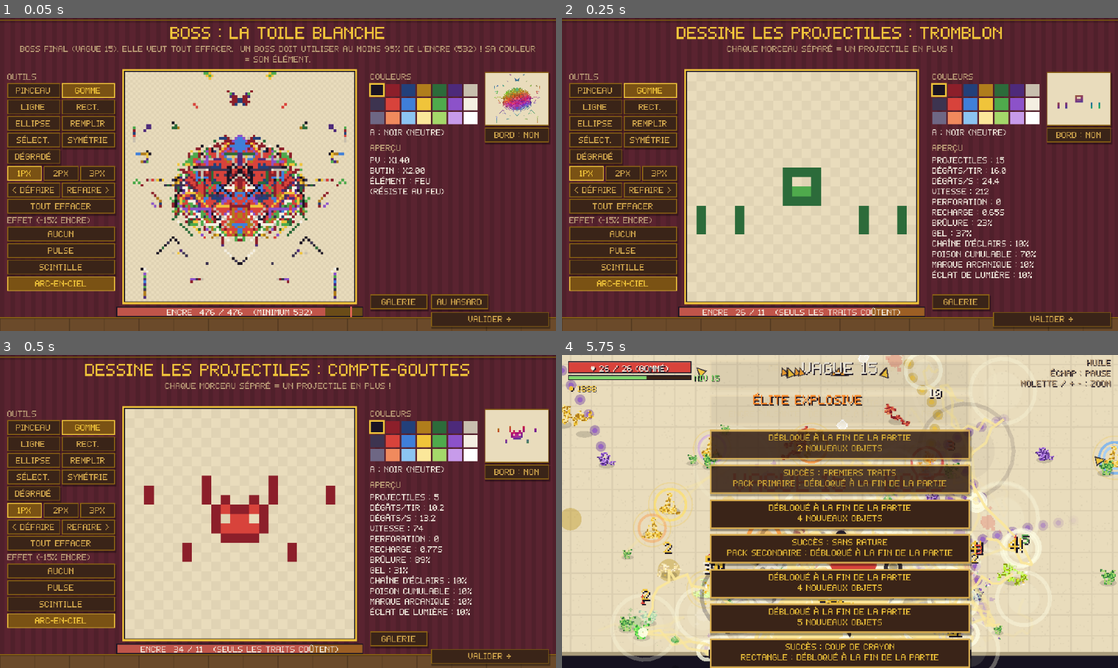
Above: before the commit, frames 1-4 (two rows, left to right).
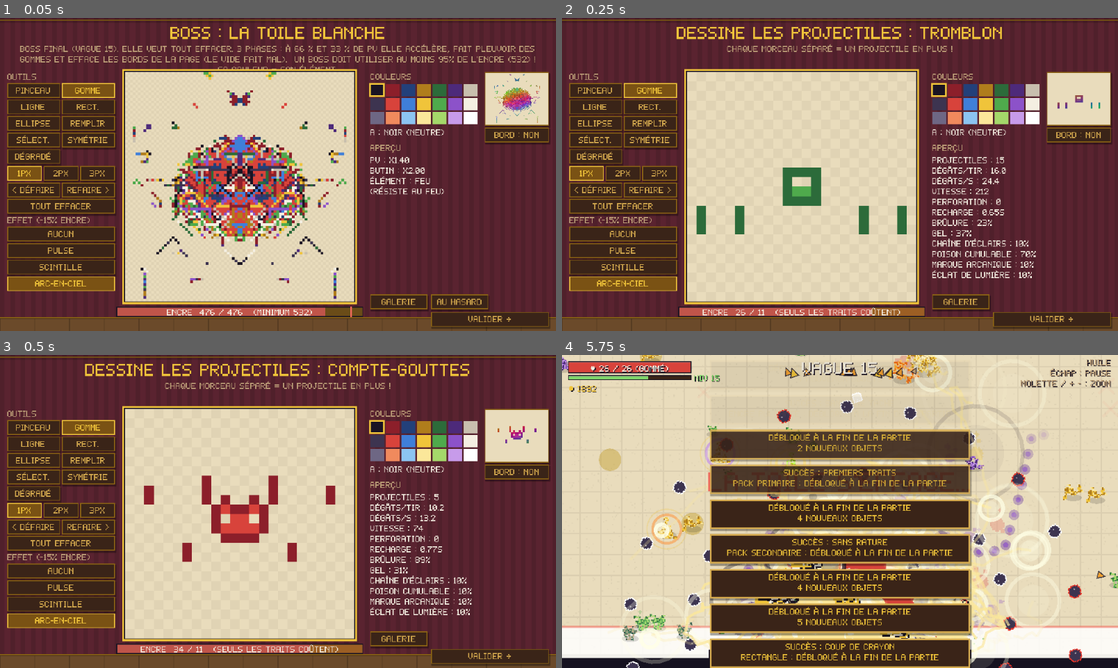
Above: after the commit, the same moments.

Repository: Vltbcq/VowelGame
Game: Godot game, scene res://tests/selftest.tscn
Two runs of this game, one before a commit and one after it. Both use one fixed random seed, a clock stepped at 60 frames per second and the inputs below. This scene is started directly instead of the project's main scene.
Inputs (mouse positions are in pixels of both pictures, inside the frame that each line leads up to):
- Up to frame 1 (0.05 s): no input
- Up to frame 2 (0.25 s): no input
- Up to frame 3 (0.5 s): no input
- Up to frame 4 (5.75 s): tap Enter at 0.5 s; drag from (801, 524) to (895, 442) at 0.52 s; drag from (728, 527) to (812, 574) at 1.27 s; move the mouse to (895, 442) at 2.02 s; hold D 2.03-2.75 s; tap P at 2.1 s; drag from (812, 574) to (673, 464) at 2.77 s; move the mouse to (1006, 558) at 3.52 s; hold A 3.53-4.25 s; tap Keypad Enter at 3.6 s; tap Space at 3.77 s; drag from (673, 464) to (756, 433) at 4.27 s; move the mouse to (867, 511) at 5.02 s; hold S from 5.03 s (still down); tap R at 5.1 s; click (867, 511) at 5.17 s

The runs differ from the first frame. In frame 1, 1.5% of the frame differs, in the area x 3-97%, y 8-17%; in frame 2, nothing differs; in frame 3, nothing differs; in frame 4, 18%, in the area x 0-100%, y 0-100%.

Commit message:
Toile Blanche : 3 phases (66 % / 33 %), transitions, pluie de gommes, la page rétrécit
- Phase 2 : +30 % de vitesse, anneaux et renforts plus fournis, pluie de gommes ;
  les bords de la page s'effacent (zone à 77 %) et ce vide fait mal
- Phase 3 : +70 %, presque sans pause, gommes pendant la spirale, zone à 60 %
- Transition : intouchable 1,5 s, onde qui repousse, « LA TOILE S'EFFACE... » / « TOUT DOIT DISPARAÎTRE ! »
- Test toiletest

Co-Authored-By: Claude Opus 5.5 <noreply@anthropic.com>

Diff:
--- a/scripts/data/enemy_db.gd
+++ b/scripts/data/enemy_db.gd
@@ -45,7 +45,7 @@
 	"muse": {"name": "La Muse", "beh": "b_hatch", "boss": 2, "hp": 5000.0, "dmg": 15.6, "spd": 60.0, "wave": 10, "canvas": 64, "ink": 340, "loot": 60, "shoots": true,
 		"desc": "Boss (vague 10, parfois à la place du Critique). Rature la page : charges en zigzag, hachures (passe entre les lignes), croix sur ta position, gribouillage furieux."},
 	"toile": {"name": "La Toile Blanche", "beh": "b_toile", "boss": 2, "hp": 26000.0, "dmg": 19.5, "spd": 50.0, "wave": 15, "canvas": 88, "ink": 560, "loot": 0, "shoots": true,
-		"desc": "Boss final (vague 15). Elle veut tout effacer."},
+		"desc": "Boss final (vague 15). Elle veut tout effacer. 3 phases : à 66 % et 33 % de PV elle accélère, fait pleuvoir des gommes et efface les bords de la page (le vide fait mal)."},
 	"professeur": {"name": "Le Professeur", "beh": "b_prof", "map": 2, "boss": 2, "hp": 3000.0, "dmg": 11.0, "spd": 48.0, "wave": 5, "canvas": 64, "ink": 300, "loot": 30, "shoots": true,
 		"desc": "Boss (vague 5). INTERRO SURPRISE : une question s'affiche, chaque colonne du tableau porte une réponse. Va dans la bonne avant que les autres explosent !"},
 	"photocopieuse": {"name": "La Photocopieuse", "beh": "b_copy", "map": 2, "boss": 2, "hp": 6500.0, "dmg": 13.0, "spd": 40.0, "wave": 10, "canvas": 80, "ink": 400, "loot": 60, "shoots": true,
--- a/scripts/game/arena.gd
+++ b/scripts/game/arena.gd
@@ -76,6 +76,10 @@
 # Amulettes
 var wave_len := 0.0       # durée de la vague (Cadran solaire)
 var patron_mult := 1.0    # Mécène : ennemis en plus
+var void_f := 0.0         # Toile Blanche : part effacée de chaque bord (0 = rien, 0.113 = zone à 60 %)
+var void_target := 0.0
+var void_dmg := 0.0
+var void_acc := 0.0
 var patron_elites: Array = []   # Mécène : moments (fraction de vague) où une élite arrive
 var crowd := 0            # ennemis proches du joueur (Papier de verre)
 var fly_n := 0            # Effet papillon : cumuls
@@ -968,7 +972,27 @@
 	erasers.append({"pos": pos, "r": r, "t": 0.0, "dur": dur, "dmg": dmg})
 
 
+## Zone de la page encore dessinée (la Toile Blanche efface les bords).
+func void_rect() -> Rect2:
+	return Rect2(W * void_f, H * void_f, W * (1.0 - 2.0 * void_f), H * (1.0 - 2.0 * void_f))
+
+
+func _tick_void(delta: float) -> void:
+	if void_target <= 0.0 and void_f <= 0.0:
+		return
+	void_f = move_toward(void_f, void_target, delta * 0.03)
+	marks.queue_redraw()
+	if not void_rect().has_point(player.position):
+		void_acc += delta
+		if void_acc >= 0.5:
+			void_acc = 0.0
+			player.take_hit(void_dmg, 0, null)   # le vide fait mal
+	else:
+		void_acc = 0.0
+
+
 func _tick_effects(delta: float) -> void:
+	_tick_void(delta)
 	for h in hazards:
 		h.t -= delta
 	hazards = hazards.filter(func(h): return h.t > 0.0)
@@ -1699,6 +1723,16 @@
 		if air:
 			_draw_air()
 			return
+		if arena.void_f > 0.0:
+			# Bords effacés par la Toile Blanche : papier vide, bordure qui clignote
+			var r := arena.void_rect()
+			var full := Rect2(0, 0, Arena.W, Arena.H)
+			var vc := Color(1, 1, 1, 0.85)
+			draw_rect(Rect2(full.position, Vector2(full.size.x, r.position.y)), vc)
+			draw_rect(Rect2(Vector2(0, r.end.y), Vector2(full.size.x, full.end.y - r.end.y)), vc)
+			draw_rect(Rect2(Vector2(0, r.position.y), Vector2(r.position.x, r.size.y)), vc)
+			draw_rect(Rect2(Vector2(r.end.x, r.position.y), Vector2(full.end.x - r.end.x, r.size.y)), vc)
+			draw_rect(r, Color(Pal.BAD, 0.4 + 0.4 * sin(arena.elapsed * 8.0)), false, 2.0)
 		for h in arena.hazards:
 			var a: float = clampf(h.t / minf(h.life, 0.6), 0.0, 1.0)
 			var c: Color = h.col
--- a/scripts/game/enemy.gd
+++ b/scripts/game/enemy.gd
@@ -25,6 +25,8 @@
 var shield_up := false      # élite « bouclier » : ignore le premier coup
 var summon_cd := 0.0        # élite « invocatrice »
 var frenzy_on := false      # Chef-d'œuvre : boss en fureur sous 25 % de PV
+var toile_phase := 1        # Toile Blanche : phase 1, 2 ou 3
+var boss_inv := 0.0         # boss intouchable (passage de phase)
 var contact := true
 var body: Node2D
 var sprite: Sprite2D
@@ -411,7 +413,7 @@
 # ------------------------------------------------------------------ Dégâts & statuts
 
 func hurt(amount: float, crit := false, kb := Vector2.ZERO, el := 0) -> void:
-	if dead:
+	if dead or boss_inv > 0.0:
 		return
 	if shield_up:
 		shield_up = false   # élite « bouclier » : le premier coup est bloqué
@@ -1173,8 +1175,21 @@
 
 
 ## La Toile Blanche : spirales, anneaux, charges, renforts... et elle GOMME des bouts de ton perso.
+## La Toile Blanche, boss final de La Feuille, en 3 PHASES (66 % et 33 % de PV) :
+## 1. spirale, anneaux, charge, renforts, coups de gomme ;
+## 2. tout va 30 % plus vite, pluie de gommes, et la page commence à s'effacer par les bords ;
+## 3. presque sans pause (70 % plus vite), gommes pendant la spirale, la page rétrécit encore.
+## À chaque palier : elle est intouchable 1,5 s, une onde te repousse, « LA TOILE S'EFFACE... ».
 func _boss_toile(delta: float, dirp: Vector2, dist: float) -> Vector2:
-	var fast := 1.4 if _enraged() else 1.0
+	var want := 1 if hp > max_hp * 0.66 else (2 if hp > max_hp * 0.33 else 3)
+	if want > toile_phase:
+		toile_phase = want
+		_toile_transition()
+	if boss_inv > 0.0:
+		boss_inv -= delta
+		flash = 0.6 if int(t * 12.0) % 2 == 0 else 0.1
+		return Vector2.ZERO
+	var fast: float = [1.0, 1.0, 1.3, 1.7][toile_phase]
 	cd -= delta * fast
 	if state == "dash":
 		st_t -= delta
@@ -1190,10 +1205,10 @@
 			dash_dir = dirp
 		return Vector2.ZERO
 	if state == "rings":
-		cd3 -= delta
+		cd3 -= delta * fast
 		if cd3 <= 0.0:
 			cd3 = 0.5
-			_ring(18, repeat * 0.17, 0.9)
+			_ring(18 + 4 * (toile_phase - 1), repeat * 0.17, 0.9)
 			repeat -= 1
 			if repeat <= 0:
 				state = "walk"
@@ -1201,38 +1216,67 @@
 	if state == "spiral":
 		st_t -= delta
 		cd3 -= delta
+		cd2 -= delta
 		if cd3 <= 0.0:
-			cd3 = 0.08
+			cd3 = 0.08 / fast
 			spiral_a += 0.33
 			for k in 4:
 				_shoot(Vector2.from_angle(spiral_a * (1 if k % 2 == 0 else -1) + TAU * k / 4), 0.85)
 			Sfx.play("enemy_shot")
+		if toile_phase >= 3 and cd2 <= 0.0:
+			cd2 = 1.0   # phase 3 : des gommes tombent pendant la spirale
+			arena.add_eraser(arena.player.position, 30.0, 1.2, dmg)
 		if st_t <= 0.0:
 			state = "walk"
 		return dirp * speed * 0.3
 	if cd <= 0.0:
-		cd = 3.2
-		pattern = (pattern + 1) % 5
+		cd = 1.4 if toile_phase >= 3 else 3.2
+		pattern = (pattern + 1) % (5 if toile_phase == 1 else 6)
 		match pattern:
 			0:
 				state = "spiral"
 				st_t = 3.0
+				cd2 = 0.5
 			1:
 				state = "rings"
-				repeat = 3
+				repeat = 3 + (toile_phase - 1)
 				cd3 = 0.0
 			2:
 				state = "aim"
-				st_t = 0.6
+				st_t = 0.6 / fast
 			3:
 				var pool := EnemyDB.pool(Run.wave)
-				_summon(pool.pick_random(), 2)
+				_summon(pool.pick_random(), 2 + (toile_phase - 1))
 				_summon("tache", 2)
 			4:
 				# Coups de gomme : là où ils tombent, ton dessin s'efface
 				var p := arena.player.position
 				arena.add_eraser(p, 34.0, 1.1, dmg)
-				if _enraged():
+				if toile_phase >= 2:
 					for k in 2:
 						arena.add_eraser(p + Vector2.from_angle(randf() * TAU) * 60.0, 30.0, 1.4, dmg)
+			5:
+				# Phase 2+ : pluie de gommes autour de toi
+				var c := arena.player.position
+				arena.add_eraser(c, 28.0, 1.3, dmg)
+				for k in 4 + 2 * (toile_phase - 2):
+					arena.add_eraser(c + Vector2.from_angle(TAU * k / (4.0 + 2 * (toile_phase - 2)) + randf() * 0.4) * randf_range(45.0, 80.0), 26.0, 1.5 + k * 0.12, dmg)
+				arena.float_text(position + Vector2(0, -50), "PLUIE DE GOMMES", Pal.BAD)
 	return dirp * speed * (0.6 if dist < 80.0 else 1.0)
+
+
+## Passage de phase : intouchable 1,5 s, onde qui repousse, la page s'efface par les bords.
+func _toile_transition() -> void:
+	boss_inv = 1.5
+	state = "walk"
+	cd = 1.8
+	arena.hud.announce("LA TOILE S'EFFACE..." if toile_phase == 2 else "TOUT DOIT DISPARAÎTRE !", Pal.BAD)
+	arena.shake(12.0)
+	arena.hitstop(0.2)
+	Sfx.play("boss")
+	arena.explosion(position, 140.0, Color(1, 1, 1, 0.9))
+	var p := arena.player
+	var away := (p.position - position).normalized()
+	p.position = (p.position + away * 70.0).clamp(Vector2(12, 12), Vector2(Arena.W - 12, Arena.H - 12))
+	arena.void_target = 0.06 if toile_phase == 2 else 0.113   # zone de jeu : 77 % puis 60 %
+	arena.void_dmg = dmg * 0.35
--- /dev/null
+++ b/tests/toiletest.gd
@@ -0,0 +1,95 @@
+extends Node
+## Test de la Toile Blanche en 3 phases : paliers, invulnérabilité, bords effacés qui font mal.
+## Godot --path . res://tests/toiletest.tscn [-- <dossier de captures>]
+
+var fails := 0
+
+
+func _check(ok: bool, what: String) -> void:
+	print(("OK   " if ok else "FAIL ") + what)
+	if not ok:
+		fails += 1
+
+
+func _ready() -> void:
+	Meta.no_save = true
+	Meta.settings = Meta.settings.duplicate()
+	Meta.settings.tips = false
+	Meta.settings.zoom = 1.0   # capture : toute la page
+	var args := OS.get_cmdline_user_args()
+	await get_tree().process_frame
+	Run.start(0, 1)
+	Run.wave = 15
+	Run.boss_plan = {5: "rature", 10: "critique", 15: "toile"}
+	Run.set_character(_blob(32, 180), "")
+	Run.set_weapon_art("epee", 1, _blob(32, 90), "", null, "")
+	for id in EnemyDB.TYPES:
+		var d: Dictionary = EnemyDB.TYPES[id]
+		Run.set_enemy_art(id, _blob(d.canvas, int(d.canvas * d.canvas * 0.3)), "")
+		if d.get("shoots", false):
+			Run.auto_eproj(id)
+	Run.recompute()
+	var arena := Arena.new()
+	add_child(arena)
+	var b: Enemy = arena.spawn_enemy_now("toile", Vector2(320, 120), false)
+	arena.boss = b
+	for f in 60:
+		arena.player.inv = 999.0
+		arena._process(1.0 / 60.0)
+	_check(b.toile_phase == 1 and arena.void_target == 0.0, "phase 1 au début")
+	b.hp = b.max_hp * 0.6
+	arena.player.inv = 999.0
+	arena._process(1.0 / 60.0)
+	_check(b.toile_phase == 2 and b.boss_inv > 1.0, "66 % : phase 2, intouchable")
+	var h := b.hp
+	b.hurt(500.0)
+	_check(b.hp == h, "intouchable pendant la transition")
+	_check(is_equal_approx(arena.void_target, 0.06), "phase 2 : les bords commencent à s'effacer")
+	for f in 60 * 4:
+		arena.player.inv = 999.0
+		arena._process(1.0 / 60.0)
+	_check(arena.void_f > 0.05, "bords effacés (%.3f)" % arena.void_f)
+	# le vide fait mal
+	arena.player.position = Vector2(8, 8)
+	arena.player.inv = 0.0
+	arena.player.god = false
+	arena.player.st = arena.player.st.duplicate()
+	arena.player.st.dodge = 0.0
+	arena.player.hp = 999.0
+	arena.player.max_hp = 999.0
+	for f in 40:
+		arena._process(1.0 / 60.0)
+		arena.player.position = Vector2(8, 8)
+		arena.player.inv = 0.0
+	_check(arena.player.hp < 999.0, "le vide fait mal (PV 999 → %.0f)" % arena.player.hp)
+	arena.player.position = Vector2(320, 250)
+	b.hp = b.max_hp * 0.3
+	arena.player.inv = 999.0
+	arena._process(1.0 / 60.0)
+	_check(b.toile_phase == 3 and is_equal_approx(arena.void_target, 0.113), "33 % : phase 3, la page rétrécit encore")
+	for f in 60 * 6:
+		arena.player.inv = 999.0
+		arena.player.hp = 999.0
+		b.hp = maxf(b.hp, b.max_hp * 0.25)
+		arena._process(1.0 / 60.0)
+		if f == 60 * 5 and args.size() > 0:
+			await RenderingServer.frame_post_draw
+			get_viewport().get_texture().get_image().save_png(args[0] + "/toile_phase3.png")
+		elif f % 60 == 0:
+			await get_tree().process_frame
+	var area := arena.void_rect().get_area() / (Arena.W * Arena.H)
+	_check(area < 0.65 and area > 0.55, "zone de jeu ≈ 60 %% (%.0f %%)" % (area * 100.0))
+	Run.active = false
+	print("TOILE : %d échec(s)" % fails)
+	get_tree().quit(1 if fails else 0)
+
+
+func _blob(size: int, px: int) -> Image:
+	var img := Image.create_empty(size, size, false, Image.FORMAT_RGBA8)
+	var c := Vector2(size / 2.0, size / 2.0)
+	var r := minf(sqrt(px / PI), size / 2.0)
+	for y in size:
+		for x in size:
+			if Vector2(x + 0.5, y + 0.5).distance_to(c) <= r:
+				img.set_pixel(x, y, Pal.SHADES[1][1])
+	return img
--- /dev/null
+++ b/tests/toiletest.tscn
@@ -0,0 +1,6 @@
+[gd_scene load_steps=2 format=3]
+
+[ext_resource type="Script" path="res://tests/toiletest.gd" id="1"]
+
+[node name="ToileTest" type="Node"]
+script = ExtResource("1")
Not shown, changed: README.md
